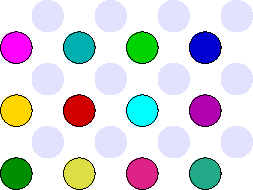
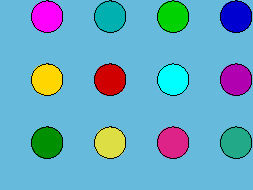
Layers edited between the first and the second w=253, h=190 image:
hid "dirInstrs48.png", painted on it over (x1=0, y1=0, x2=253, y2=190)
showed "dirInstrs00.png", painted on it over (x1=0, y1=0, x2=253, y2=190)
